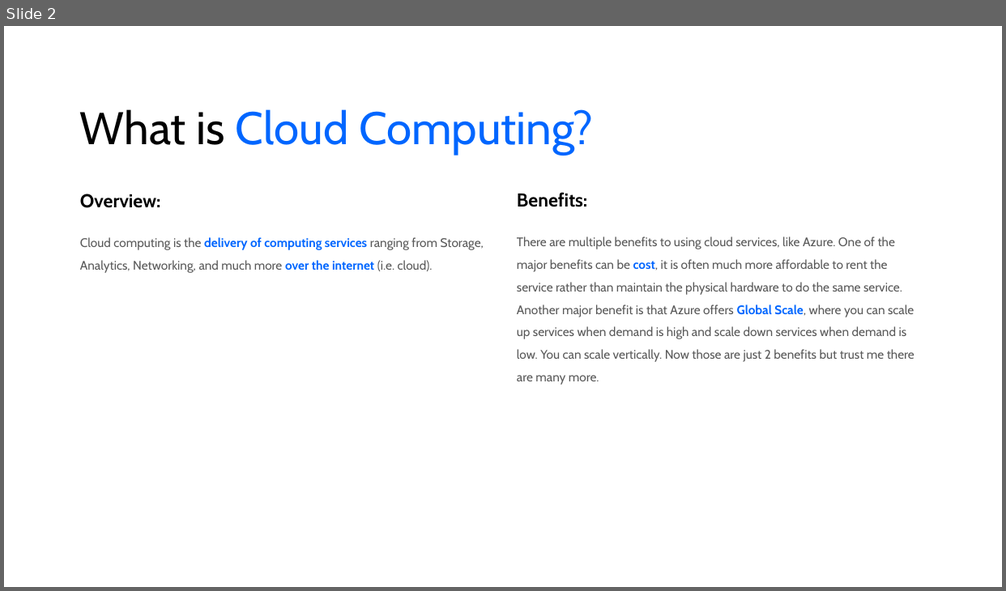
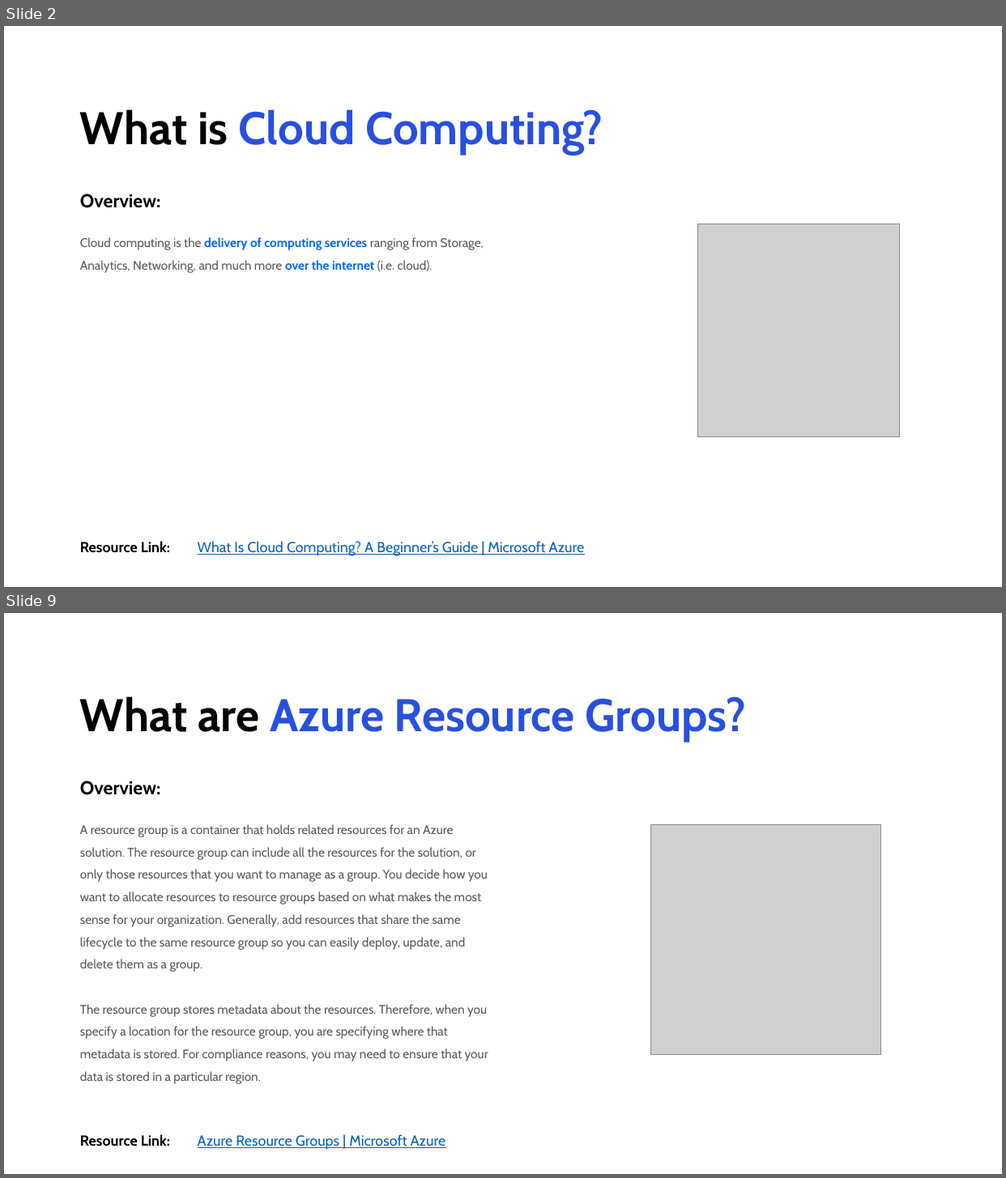
Before and after one commit to areed1192/azure-sql-data-project, a slide deck: samples/resources/Microsoft Azure.pptx. Shown one above the other, each under a label of ours: slide 2 before the commit, slides 2 and 9 after it; the slides between them are not shown. The pictures are 1006x591 and 1006x1178 pixels, drawn with LibreOffice and Linux fonts; fonts in the diff are those of the drawing; grey boxes stand for pictures. Boxes give left, top, right and bottom in pixels: in the first picture for what was removed or moved away, otherwise in the second. Text is boxed around its words. In the diff, an @@ line names an element or a change of style, - is before the commit and + after.

```diff
--- a/samples/resources/Microsoft Azure.pptx
+++ b/samples/resources/Microsoft Azure.pptx
@@ slide 9 added at [4, 613, 1002, 1174], background #FFFFFF @@
@@ title added at [80, 696, 747, 742], 44 pt, text #2850E0, bold @@
+What are Azure Resource Groups?
@@ text added at [80, 781, 161, 795], 18 pt, text #000000, bold @@
+Overview:
@@ text added at [80, 824, 488, 1084], 12 pt, text #595959 @@
+A resource group is a container that holds related resources for an Azure solution. The resource group can include all the resources for the solution, or only those resources that you want to manage as a group. You decide how you want to allocate resources to resource groups based on what makes the most sense for your organization. Generally, add resources that share the same lifecycle to the same resource group so you can easily deploy, update, and delete them as a group.
+The resource group stores metadata about the resources. Therefore, when you specify a location for the resource group, you are specifying where that metadata is stored. For compliance reasons, you may need to ensure that your data is stored in a particular region.
@@ picture added at [651, 825, 881, 1055] @@
@@ text added at [80, 1135, 170, 1146], 14 pt, text #000000, bold @@
+Resource Link:
@@ text added at [198, 1135, 446, 1150], 14 pt, text #0563C1, underline @@
+Azure Resource Groups | Microsoft Azure
@@ slide 2 changed as well @@
@@ title "What is Cloud Computing?" at [80, 109, 603, 155]: text colour #0066FF to #2850E0 in "Cloud Computing?"; bold on @@
@@ text removed at [517, 192, 587, 207] @@
-Benefits:
@@ text removed at [517, 237, 914, 385] @@
-There are multiple benefits to using cloud services, like Azure. One of the major benefits can be cost, it is often much more affordable to rent the service rather than maintain the physical hardware to do the same service. Another major benefit is that Azure offers Global Scale, where you can scale up services when demand is high and scale down services when demand is low. You can scale vertically. Now those are just 2 benefits but trust me there are many more.
@@ picture added at [698, 224, 900, 437] @@
@@ text added at [80, 541, 170, 552], 14 pt, text #000000, bold @@
+Resource Link:
@@ text added at [198, 541, 585, 557], 14 pt, text #0563C1, underline @@
+What Is Cloud Computing? A Beginner’s Guide | Microsoft Azure
```
Also in this commit, not shown: 7 other slides changed, 11 other slides added, 9 other files.
